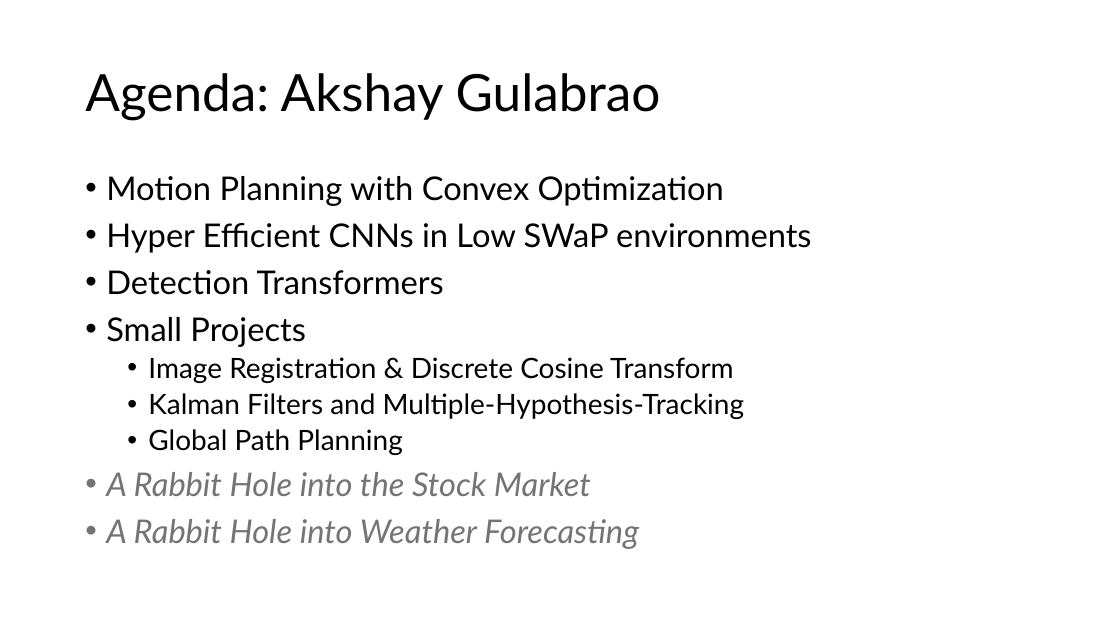
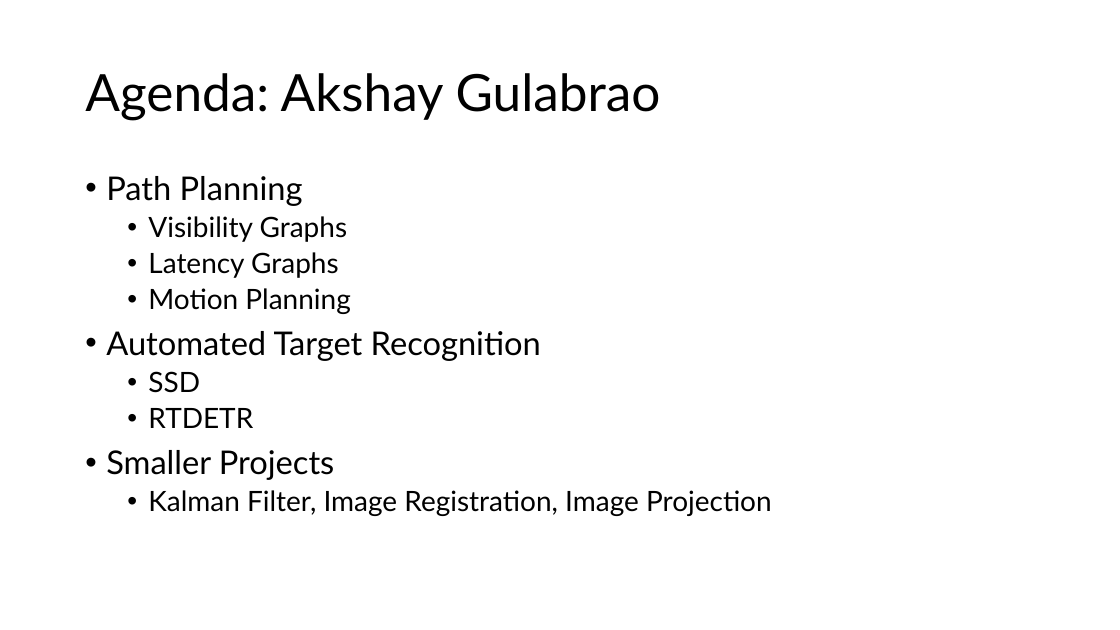
Before and after one commit to akshaygulabrao/research, a slide deck: slide 1 of Arete.pptx. Drawn at 1120x630 pixels with LibreOffice and Linux fonts; fonts in the diff are those of the drawing. Boxes give left, top, right and bottom in pixels: in the first picture for what was removed or moved away, otherwise in the second. Text is boxed around its words. In the diff, an @@ line names an element or a change of style, - is before the commit and + after.

```diff
--- a/Arete.pptx
+++ b/Arete.pptx
@@ text at (106, 176, 772, 516): text changed; size 28 to 24 pt @@
-• Motion Planning with Convex Optimization
-• Hyper Efficient CNNs in Low SWaP environments
-• Detection Transformers
-• Small Projects
-  • Image Registration & Discrete Cosine Transform
-  • Kalman Filters and Multiple-Hypothesis-Tracking
-  • Global Path Planning
-• A Rabbit Hole into the Stock Market
-• A Rabbit Hole into Weather Forecasting
+• Path Planning
+  • Visibility Graphs
+  • Latency Graphs
+  • Motion Planning
+• Automated Target Recognition
+  • SSD
+  • RTDETR
+• Smaller Projects
+  • Kalman Filter, Image Registration, Image Projection
```
Also in this commit, not shown: 9 slides added, 6 other files.
